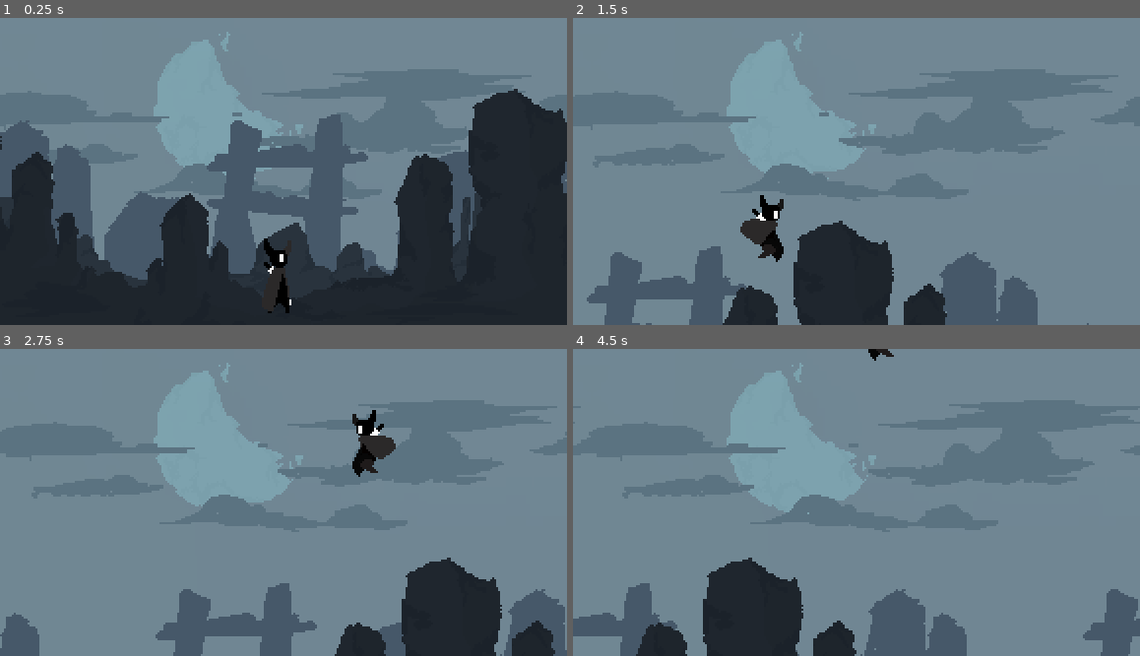
Above: before the commit, frames 1-4 (two rows, left to right).
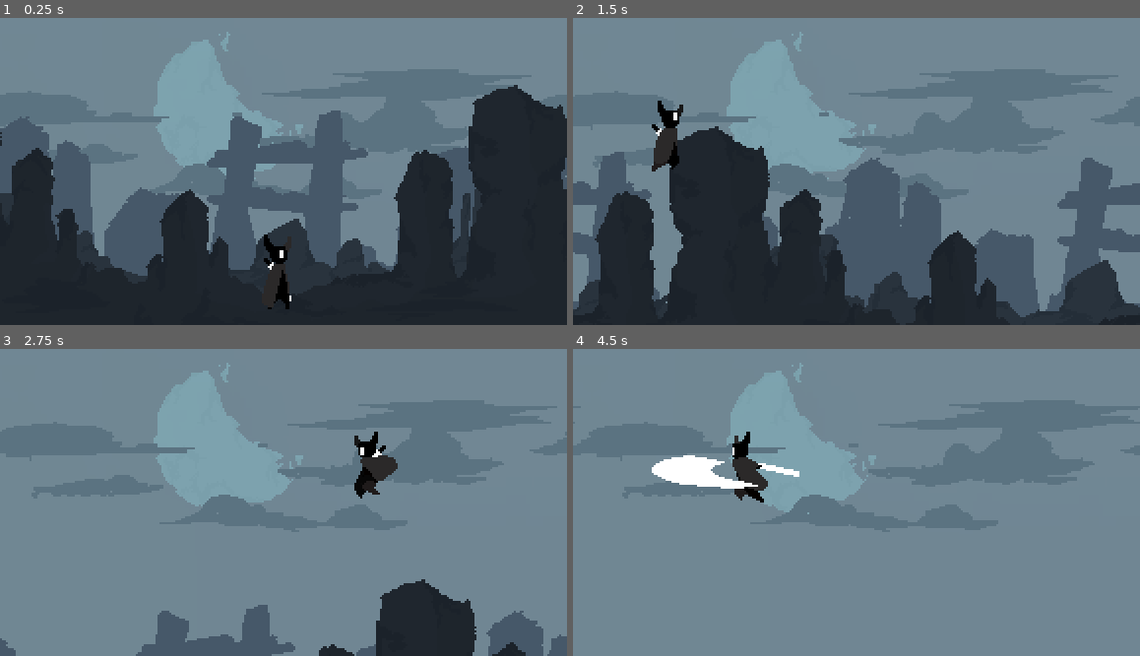
Above: after the commit, the same moments.

Repository: geirsagberg/vardygr
Game: Godot game, scene res://game.tscn
The game is run twice, just before and just after one commit, with the same random seed, the same clock (stepped at 60 frames per second) and the same inputs.
Inputs:
- Up to frame 1 (0.25 s): no input
- Up to frame 2 (1.5 s): hold D (right) from 0.53 s (still down); tap J (attack, bound only after the commit) at 0.6 s; tap Space (jump) at 0.77, 0.8, 1.07, 1.35 s
- Up to frame 3 (2.75 s): tap Space (jump) at 1.52, 1.82, 2.3 s; tap J (attack, bound only after the commit) at 1.55, 2.1 s; release D (right) at 2.03 s; hold A (left) from 2.03 s (still down)
- Up to frame 4 (4.5 s): release A (left) at 2.78 s; hold D (right) 2.78-4.28 s; tap J (attack, bound only after the commit) at 2.85, 4.35 s; tap Space (jump) at 3.02, 3.32, 3.6, 3.77, 4.07 s; hold A (left) from 4.28 s (still down)

The runs differ from the first frame. In frame 1, 3.4% of the frame differs, in the area x 0-100%, y 21-97%; in frame 2, 35%, in the area x 0-100%, y 26-100%; in frame 3, 10%; in frame 4, 14%.

Commit message:
Add more animations

Diff:
--- /dev/null
+++ b/camera_target.gd
@@ -0,0 +1,14 @@
+extends Marker2D
+
+var target_offset_x = 0
+
+const SPEED = 200
+
+func _process(delta: float) -> void:
+	if position.x != target_offset_x:
+		if abs(position.x - target_offset_x) < 1.0:
+			position.x = target_offset_x
+		elif position.x < target_offset_x:
+			position.x += delta * SPEED
+		else:
+			position.x -= delta * SPEED
--- a/player.gd
+++ b/player.gd
@@ -1,48 +1,108 @@
 extends CharacterBody2D
 
 @onready var sprite = $AnimatedSprite2D
-@onready var camera = $Camera2D
+@onready var camera_target = $CameraTarget
 
-const RUN_SPEED = 100
+enum { IDLE, RUNNING, JUMPING, FALLING }
+enum { NO_ATTACK, ATTACK_1, ATTACK_2, JUMP_ATTACK, RUN_ATTACK_1 }
+var queued_attack = false
+
+var movement = IDLE
+var combat = NO_ATTACK
+
+const RUN_SPEED = 120
 const GRAVITY = 1000
 const JUMP_SPEED = -250
+const CAMERA_OFFSET = 96
 
 func _ready() -> void:
 	sprite.play("idle")
 
 func _physics_process(delta: float) -> void:
 	velocity.y += GRAVITY * delta
-	velocity.x = 0
 
 	var right = Input.is_action_pressed("right")
 	var left = Input.is_action_pressed("left")
 	var jump = Input.is_action_just_pressed("jump")
+	var attack = Input.is_action_just_pressed("attack")
+	var was_moving = velocity.x != 0
 
-	if Input.is_action_just_released("right") || Input.is_action_just_released("left"):
-		sprite.play("idle")
-		velocity.x = 0
+	# Set velocity from input
+	velocity.x = 0
 
-	if right:
+	# Set combat state
+	if attack:
+		match combat:
+			NO_ATTACK:
+				match movement:
+					IDLE:
+						combat = ATTACK_1
+						sprite.play("idle_attack_1")
+					JUMPING, FALLING:
+						combat = JUMP_ATTACK
+						sprite.play("jump_attack_1")
+					RUNNING:
+						combat = RUN_ATTACK_1
+						sprite.play("run_attack_1")
+			ATTACK_1:
+				queued_attack = true
+
+	if combat != ATTACK_1 && combat != ATTACK_2:
+		if right:
+			velocity.x += RUN_SPEED
+
+		if left:
+			velocity.x -= RUN_SPEED
+
+		if jump:
+			velocity.y = JUMP_SPEED
+
+
+	# Update sprite and camera
+	if velocity.x > 0:
 		sprite.flip_h = false
-		velocity.x = RUN_SPEED
-		camera.position.x = 64
+		camera_target.target_offset_x = CAMERA_OFFSET
+	elif velocity.x < 0:
+		sprite.flip_h = true
+		camera_target.target_offset_x = -CAMERA_OFFSET
 
-	if left:
-		sprite.flip_h = true
-		velocity.x = -RUN_SPEED
-		camera.position.x = -64
+	# Set movement
+	if !is_on_floor():
+		if velocity.y < 0:
+			movement = JUMPING
+		else:
+			movement = FALLING
+	elif velocity.x != 0:
+		movement = RUNNING
+	else:
+		movement = IDLE
 
-	if is_on_floor():
-		if right || left:
-			sprite.play("run")
-		else:
-			sprite.play("idle")
-
-	if jump:
-		velocity.y = JUMP_SPEED
-		sprite.play("jump")
-
-	if get_last_motion().y > 0:
-		sprite.play("land")
+	# Set animation
+	if combat == NO_ATTACK:
+		match movement:
+			JUMPING: sprite.play("jump")
+			FALLING: sprite.play("fall")
+			RUNNING: sprite.play("run")
+			_: sprite.play("idle")
+	elif combat == RUN_ATTACK_1 && was_moving && movement == IDLE:
+		var frame = sprite.frame
+		sprite.animation = "jump_attack_1"
+		sprite.frame = frame
 
 	move_and_slide()
+
+func _on_animated_sprite_2d_animation_finished() -> void:
+	match sprite.animation:
+		"idle_attack_1":
+			if queued_attack:
+				combat = ATTACK_2
+				sprite.play("idle_attack_2")
+				queued_attack = false
+			else:
+				combat = NO_ATTACK
+		"idle_attack_2":
+			combat = NO_ATTACK
+		"run_attack_1":
+			combat = NO_ATTACK
+		"jump_attack_1":
+			combat = NO_ATTACK
--- a/player.tscn
+++ b/player.tscn
@@ -1,7 +1,24 @@
-[gd_scene load_steps=37 format=3 uid="uid://tmwxst3caa5q"]
+[gd_scene load_steps=68 format=3 uid="uid://tmwxst3caa5q"]
 
 [ext_resource type="Texture2D" uid="uid://dilfnrp42yg1f" path="res://sprites/dark-hollow.png" id="1_4flbx"]
 [ext_resource type="Script" uid="uid://bmnri4boujpe8" path="res://player.gd" id="1_onrkg"]
+[ext_resource type="Script" uid="uid://jcei7fvepprk" path="res://camera_target.gd" id="3_i3pqv"]
+
+[sub_resource type="AtlasTexture" id="AtlasTexture_j5n4i"]
+atlas = ExtResource("1_4flbx")
+region = Rect2(0, 768, 256, 128)
+
+[sub_resource type="AtlasTexture" id="AtlasTexture_634y6"]
+atlas = ExtResource("1_4flbx")
+region = Rect2(256, 768, 256, 128)
+
+[sub_resource type="AtlasTexture" id="AtlasTexture_efrwb"]
+atlas = ExtResource("1_4flbx")
+region = Rect2(512, 768, 256, 128)
+
+[sub_resource type="AtlasTexture" id="AtlasTexture_hiqhm"]
+atlas = ExtResource("1_4flbx")
+region = Rect2(768, 768, 256, 128)
 
 [sub_resource type="AtlasTexture" id="AtlasTexture_onrkg"]
 atlas = ExtResource("1_4flbx")
@@ -35,6 +52,62 @@
 atlas = ExtResource("1_4flbx")
 region = Rect2(1792, 0, 256, 128)
 
+[sub_resource type="AtlasTexture" id="AtlasTexture_tkwlq"]
+atlas = ExtResource("1_4flbx")
+region = Rect2(0, 896, 256, 128)
+
+[sub_resource type="AtlasTexture" id="AtlasTexture_hl5qd"]
+atlas = ExtResource("1_4flbx")
+region = Rect2(256, 896, 256, 128)
+
+[sub_resource type="AtlasTexture" id="AtlasTexture_ek41f"]
+atlas = ExtResource("1_4flbx")
+region = Rect2(512, 896, 256, 128)
+
+[sub_resource type="AtlasTexture" id="AtlasTexture_khis8"]
+atlas = ExtResource("1_4flbx")
+region = Rect2(768, 896, 256, 128)
+
+[sub_resource type="AtlasTexture" id="AtlasTexture_b88wv"]
+atlas = ExtResource("1_4flbx")
+region = Rect2(1024, 896, 256, 128)
+
+[sub_resource type="AtlasTexture" id="AtlasTexture_pgbbb"]
+atlas = ExtResource("1_4flbx")
+region = Rect2(1280, 896, 256, 128)
+
+[sub_resource type="AtlasTexture" id="AtlasTexture_331ug"]
+atlas = ExtResource("1_4flbx")
+region = Rect2(1536, 896, 256, 128)
+
+[sub_resource type="AtlasTexture" id="AtlasTexture_ny14h"]
+atlas = ExtResource("1_4flbx")
+region = Rect2(1792, 896, 256, 128)
+
+[sub_resource type="AtlasTexture" id="AtlasTexture_ibah8"]
+atlas = ExtResource("1_4flbx")
+region = Rect2(2048, 896, 256, 128)
+
+[sub_resource type="AtlasTexture" id="AtlasTexture_3iwfv"]
+atlas = ExtResource("1_4flbx")
+region = Rect2(2304, 896, 256, 128)
+
+[sub_resource type="AtlasTexture" id="AtlasTexture_qwsg1"]
+atlas = ExtResource("1_4flbx")
+region = Rect2(2560, 896, 256, 128)
+
+[sub_resource type="AtlasTexture" id="AtlasTexture_1xqrm"]
+atlas = ExtResource("1_4flbx")
+region = Rect2(2816, 896, 256, 128)
+
+[sub_resource type="AtlasTexture" id="AtlasTexture_bfour"]
+atlas = ExtResource("1_4flbx")
+region = Rect2(3072, 896, 256, 128)
+
+[sub_resource type="AtlasTexture" id="AtlasTexture_8gr2b"]
+atlas = ExtResource("1_4flbx")
+region = Rect2(3328, 896, 256, 128)
+
 [sub_resource type="AtlasTexture" id="AtlasTexture_7hik5"]
 atlas = ExtResource("1_4flbx")
 region = Rect2(0, 640, 256, 128)
@@ -51,21 +124,37 @@
 atlas = ExtResource("1_4flbx")
 region = Rect2(768, 640, 256, 128)
 
-[sub_resource type="AtlasTexture" id="AtlasTexture_j5n4i"]
-atlas = ExtResource("1_4flbx")
-region = Rect2(0, 768, 256, 128)
-
-[sub_resource type="AtlasTexture" id="AtlasTexture_634y6"]
-atlas = ExtResource("1_4flbx")
-region = Rect2(256, 768, 256, 128)
-
-[sub_resource type="AtlasTexture" id="AtlasTexture_efrwb"]
-atlas = ExtResource("1_4flbx")
-region = Rect2(512, 768, 256, 128)
-
-[sub_resource type="AtlasTexture" id="AtlasTexture_hiqhm"]
-atlas = ExtResource("1_4flbx")
-region = Rect2(768, 768, 256, 128)
+[sub_resource type="AtlasTexture" id="AtlasTexture_vl8ci"]
+atlas = ExtResource("1_4flbx")
+region = Rect2(0, 512, 256, 128)
+
+[sub_resource type="AtlasTexture" id="AtlasTexture_ieltc"]
+atlas = ExtResource("1_4flbx")
+region = Rect2(256, 512, 256, 128)
+
+[sub_resource type="AtlasTexture" id="AtlasTexture_fddr8"]
+atlas = ExtResource("1_4flbx")
+region = Rect2(512, 512, 256, 128)
+
+[sub_resource type="AtlasTexture" id="AtlasTexture_oybyf"]
+atlas = ExtResource("1_4flbx")
+region = Rect2(768, 512, 256, 128)
+
+[sub_resource type="AtlasTexture" id="AtlasTexture_ajfva"]
+atlas = ExtResource("1_4flbx")
+region = Rect2(1024, 512, 256, 128)
+
+[sub_resource type="AtlasTexture" id="AtlasTexture_5ef02"]
+atlas = ExtResource("1_4flbx")
+region = Rect2(1280, 512, 256, 128)
+
+[sub_resource type="AtlasTexture" id="AtlasTexture_pfmca"]
+atlas = ExtResource("1_4flbx")
+region = Rect2(1536, 512, 256, 128)
+
+[sub_resource type="AtlasTexture" id="AtlasTexture_76oay"]
+atlas = ExtResource("1_4flbx")
+region = Rect2(1792, 512, 256, 128)
 
 [sub_resource type="AtlasTexture" id="AtlasTexture_n7ghd"]
 atlas = ExtResource("1_4flbx")
@@ -98,6 +187,38 @@
 [sub_resource type="AtlasTexture" id="AtlasTexture_op7ga"]
 atlas = ExtResource("1_4flbx")
 region = Rect2(1792, 256, 256, 128)
+
+[sub_resource type="AtlasTexture" id="AtlasTexture_b4uyv"]
+atlas = ExtResource("1_4flbx")
+region = Rect2(0, 384, 256, 128)
+
+[sub_resource type="AtlasTexture" id="AtlasTexture_tw8ou"]
+atlas = ExtResource("1_4flbx")
+region = Rect2(256, 384, 256, 128)
+
+[sub_resource type="AtlasTexture" id="AtlasTexture_ygbnx"]
+atlas = ExtResource("1_4flbx")
+region = Rect2(512, 384, 256, 128)
+
+[sub_resource type="AtlasTexture" id="AtlasTexture_v2t6f"]
+atlas = ExtResource("1_4flbx")
+region = Rect2(768, 384, 256, 128)
+
+[sub_resource type="AtlasTexture" id="AtlasTexture_l3lcn"]
+atlas = ExtResource("1_4flbx")
+region = Rect2(1024, 384, 256, 128)
+
+[sub_resource type="AtlasTexture" id="AtlasTexture_xry5e"]
+atlas = ExtResource("1_4flbx")
+region = Rect2(1280, 384, 256, 128)
+
+[sub_resource type="AtlasTexture" id="AtlasTexture_h6w8y"]
+atlas = ExtResource("1_4flbx")
+region = Rect2(1536, 384, 256, 128)
+
+[sub_resource type="AtlasTexture" id="AtlasTexture_yem3p"]
+atlas = ExtResource("1_4flbx")
+region = Rect2(1792, 384, 256, 128)
 
 [sub_resource type="AtlasTexture" id="AtlasTexture_q13i1"]
 atlas = ExtResource("1_4flbx")
@@ -135,6 +256,23 @@
 animations = [{
 "frames": [{
 "duration": 1.0,
+"texture": SubResource("AtlasTexture_j5n4i")
+}, {
+"duration": 1.0,
+"texture": SubResource("AtlasTexture_634y6")
+}, {
+"duration": 1.0,
+"texture": SubResource("AtlasTexture_efrwb")
+}, {
+"duration": 1.0,
+"texture": SubResource("AtlasTexture_hiqhm")
+}],
+"loop": true,
+"name": &"fall",
+"speed": 10.0
+}, {
+"frames": [{
+"duration": 1.0,
 "texture": SubResource("AtlasTexture_onrkg")
 }, {
 "duration": 1.0,
@@ -164,6 +302,58 @@
 }, {
 "frames": [{
 "duration": 1.0,
+"texture": SubResource("AtlasTexture_tkwlq")
+}, {
+"duration": 1.0,
+"texture": SubResource("AtlasTexture_hl5qd")
+}, {
+"duration": 1.0,
+"texture": SubResource("AtlasTexture_ek41f")
+}, {
+"duration": 1.0,
+"texture": SubResource("AtlasTexture_khis8")
+}, {
+"duration": 1.0,
+"texture": SubResource("AtlasTexture_b88wv")
+}, {
+"duration": 1.0,
+"texture": SubResource("AtlasTexture_pgbbb")
+}],
+"loop": false,
+"name": &"idle_attack_1",
+"speed": 10.0
+}, {
+"frames": [{
+"duration": 1.0,
+"texture": SubResource("AtlasTexture_331ug")
+}, {
+"duration": 1.0,
+"texture": SubResource("AtlasTexture_ny14h")
+}, {
+"duration": 1.0,
+"texture": SubResource("AtlasTexture_ibah8")
+}, {
+"duration": 1.0,
+"texture": SubResource("AtlasTexture_3iwfv")
+}, {
+"duration": 1.0,
+"texture": SubResource("AtlasTexture_qwsg1")
+}, {
+"duration": 1.0,
+"texture": SubResource("AtlasTexture_1xqrm")
+}, {
+"duration": 1.0,
+"texture": SubResource("AtlasTexture_bfour")
+}, {
+"duration": 1.0,
+"texture": SubResource("AtlasTexture_8gr2b")
+}],
+"loop": false,
+"name": &"idle_attack_2",
+"speed": 10.0
+}, {
+"frames": [{
+"duration": 1.0,
 "texture": SubResource("AtlasTexture_7hik5")
 }, {
 "duration": 1.0,
@@ -181,19 +371,36 @@
 }, {
 "frames": [{
 "duration": 1.0,
-"texture": SubResource("AtlasTexture_j5n4i")
-}, {
-"duration": 1.0,
-"texture": SubResource("AtlasTexture_634y6")
-}, {
-"duration": 1.0,
-"texture": SubResource("AtlasTexture_efrwb")
-}, {
-"duration": 1.0,
-"texture": SubResource("AtlasTexture_hiqhm")
-}],
-"loop": true,
-"name": &"land",
+"texture": SubResource("AtlasTexture_vl8ci")
+}, {
+"duration": 1.0,
+"texture": SubResource("AtlasTexture_ieltc")
+}, {
+"duration": 1.0,
+"texture": SubResource("AtlasTexture_fddr8")
+}, {
+"duration": 1.0,
+"texture": SubResource("AtlasTexture_oybyf")
+}],
+"loop": false,
+"name": &"jump_attack_1",
+"speed": 10.0
+}, {
+"frames": [{
+"duration": 1.0,
+"texture": SubResource("AtlasTexture_ajfva")
+}, {
+"duration": 1.0,
+"texture": SubResource("AtlasTexture_5ef02")
+}, {
+"duration": 1.0,
+"texture": SubResource("AtlasTexture_pfmca")
+}, {
+"duration": 1.0,
+"texture": SubResource("AtlasTexture_76oay")
+}],
+"loop": false,
+"name": &"jump_attack_2",
 "speed": 10.0
 }, {
 "frames": [{
@@ -223,6 +430,40 @@
 }],
 "loop": true,
 "name": &"run",
+"speed": 10.0
+}, {
+"frames": [{
+"duration": 1.0,
+"texture": SubResource("AtlasTexture_b4uyv")
+}, {
+"duration": 1.0,
+"texture": SubResource("AtlasTexture_tw8ou")
+}, {
+"duration": 1.0,
+"texture": SubResource("AtlasTexture_ygbnx")
+}, {
+"duration": 1.0,
+"texture": SubResource("AtlasTexture_v2t6f")
+}],
+"loop": false,
+"name": &"run_attack_1",
+"speed": 10.0
+}, {
+"frames": [{
+"duration": 1.0,
+"texture": SubResource("AtlasTexture_l3lcn")
+}, {
+"duration": 1.0,
+"texture": SubResource("AtlasTexture_xry5e")
+}, {
+"duration": 1.0,
+"texture": SubResource("AtlasTexture_h6w8y")
+}, {
+"duration": 1.0,
+"texture": SubResource("AtlasTexture_yem3p")
+}],
+"loop": false,
+"name": &"run_attack_2",
 "speed": 10.0
 }, {
 "frames": [{
@@ -264,14 +505,17 @@
 [node name="AnimatedSprite2D" type="AnimatedSprite2D" parent="."]
 position = Vector2(0, -16)
 sprite_frames = SubResource("SpriteFrames_7hik5")
-animation = &"land"
+animation = &"run_attack_2"
 
 [node name="CollisionShape2D" type="CollisionShape2D" parent="."]
 position = Vector2(-3, -16)
 shape = SubResource("RectangleShape2D_4flbx")
 
-[node name="Camera2D" type="Camera2D" parent="."]
-position = Vector2(0, -72)
-limit_top = -72
+[node name="CameraTarget" type="Marker2D" parent="."]
+script = ExtResource("3_i3pqv")
+
+[node name="Camera2D" type="Camera2D" parent="CameraTarget"]
 limit_bottom = 156
-position_smoothing_enabled = true
+position_smoothing_speed = 8.0
+
+[connection signal="animation_finished" from="AnimatedSprite2D" to="." method="_on_animated_sprite_2d_animation_finished"]
--- a/project.godot
+++ b/project.godot
@@ -68,6 +68,11 @@
 "events": [Object(InputEventKey,"resource_local_to_scene":false,"resource_name":"","device":-1,"window_id":0,"alt_press …(191 unchanged characters)…
 ]
 }
+attack={
+"deadzone": 0.2,
+"events": [Object(InputEventKey,"resource_local_to_scene":false,"resource_name":"","device":-1,"window_id":0,"alt_pressed":false,"shift_pressed":false,"ctrl_pressed":false,"meta_pressed":false,"pressed":false,"keycode":0,"physical_keycode":74,"key_label":0,"unicode":106,"location":0,"echo":false,"script":null)
+]
+}
 
 [rendering]
 
Not shown, added: camera_target.gd.uid
